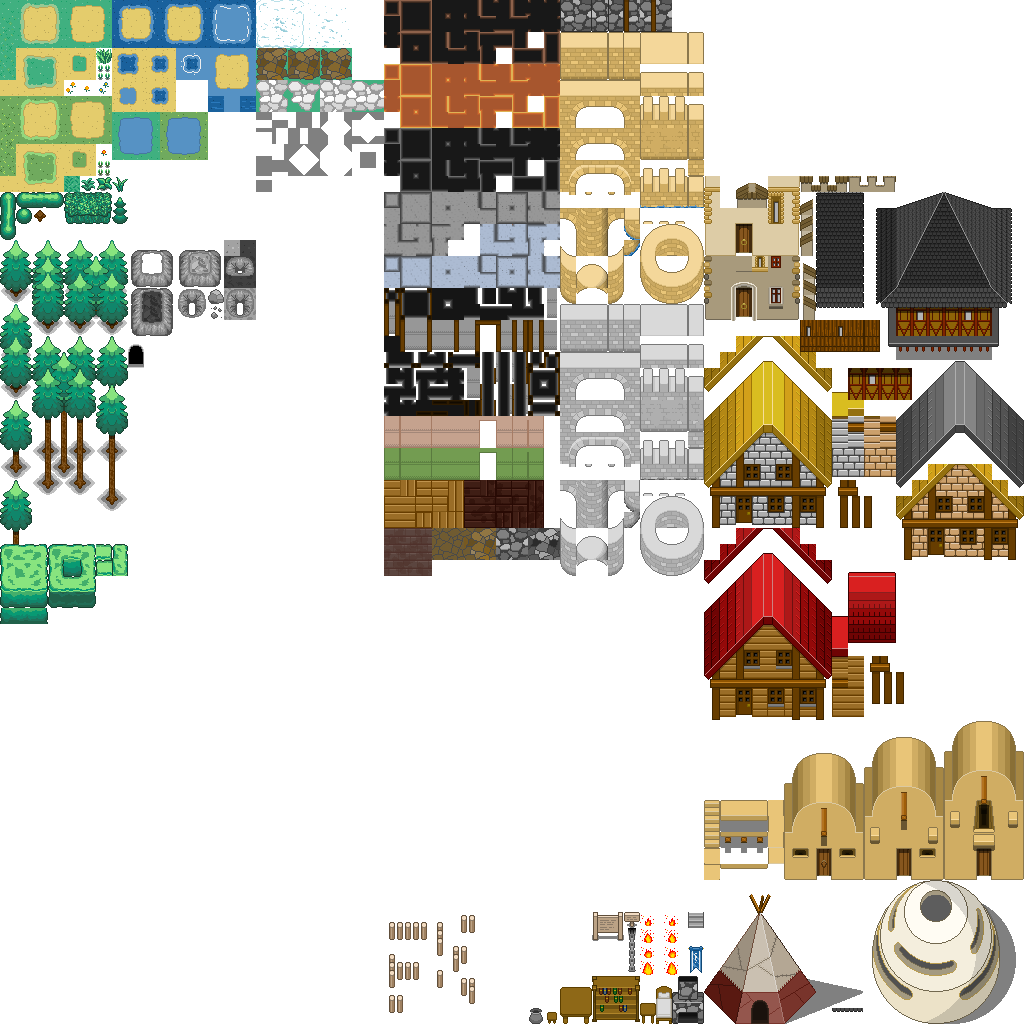
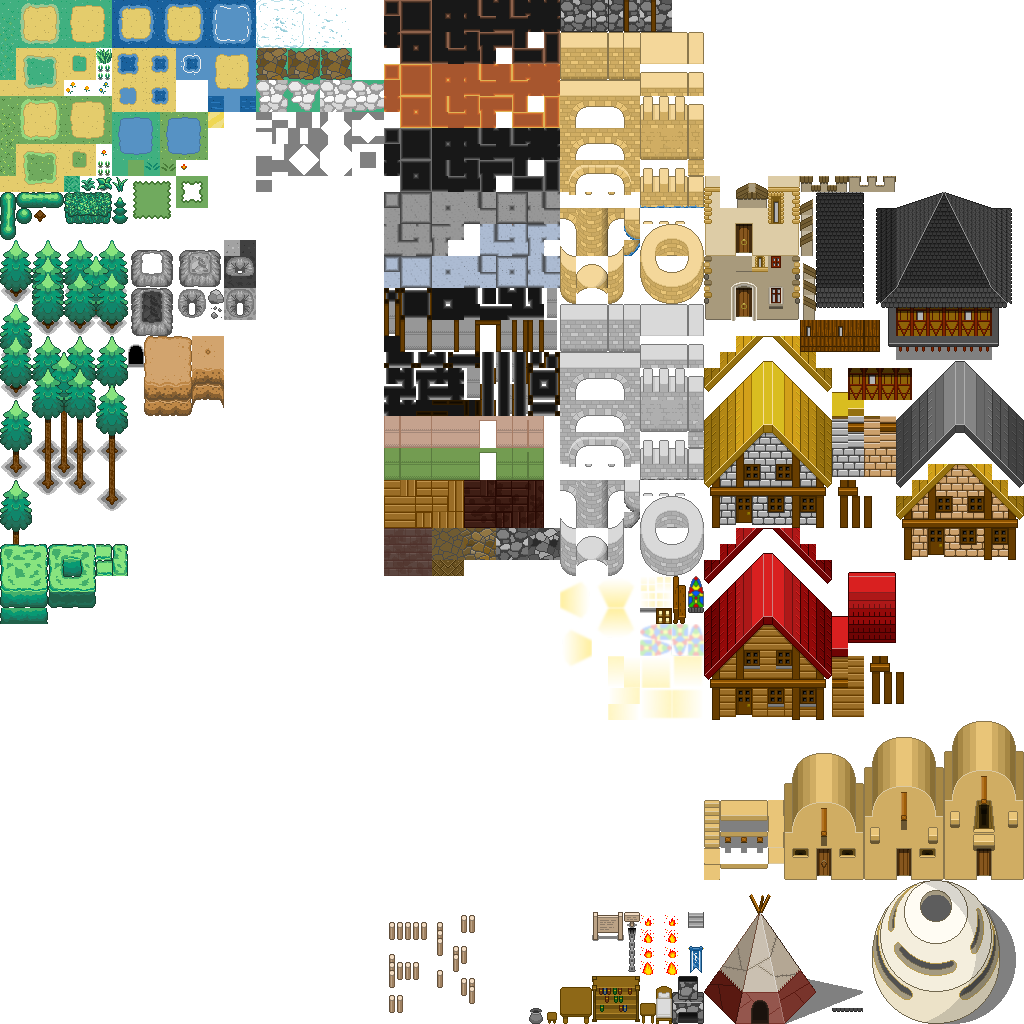
Layer changes from the first w=1024, h=1024 image to the second:
painted on "Hintergrund" over (x1=112, y1=112, x2=704, y2=720)
